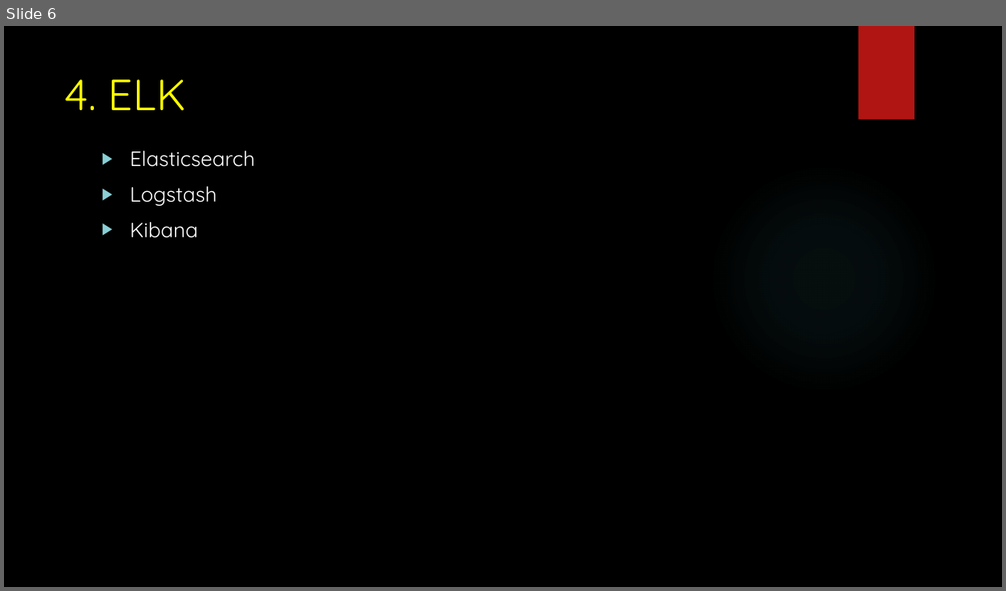
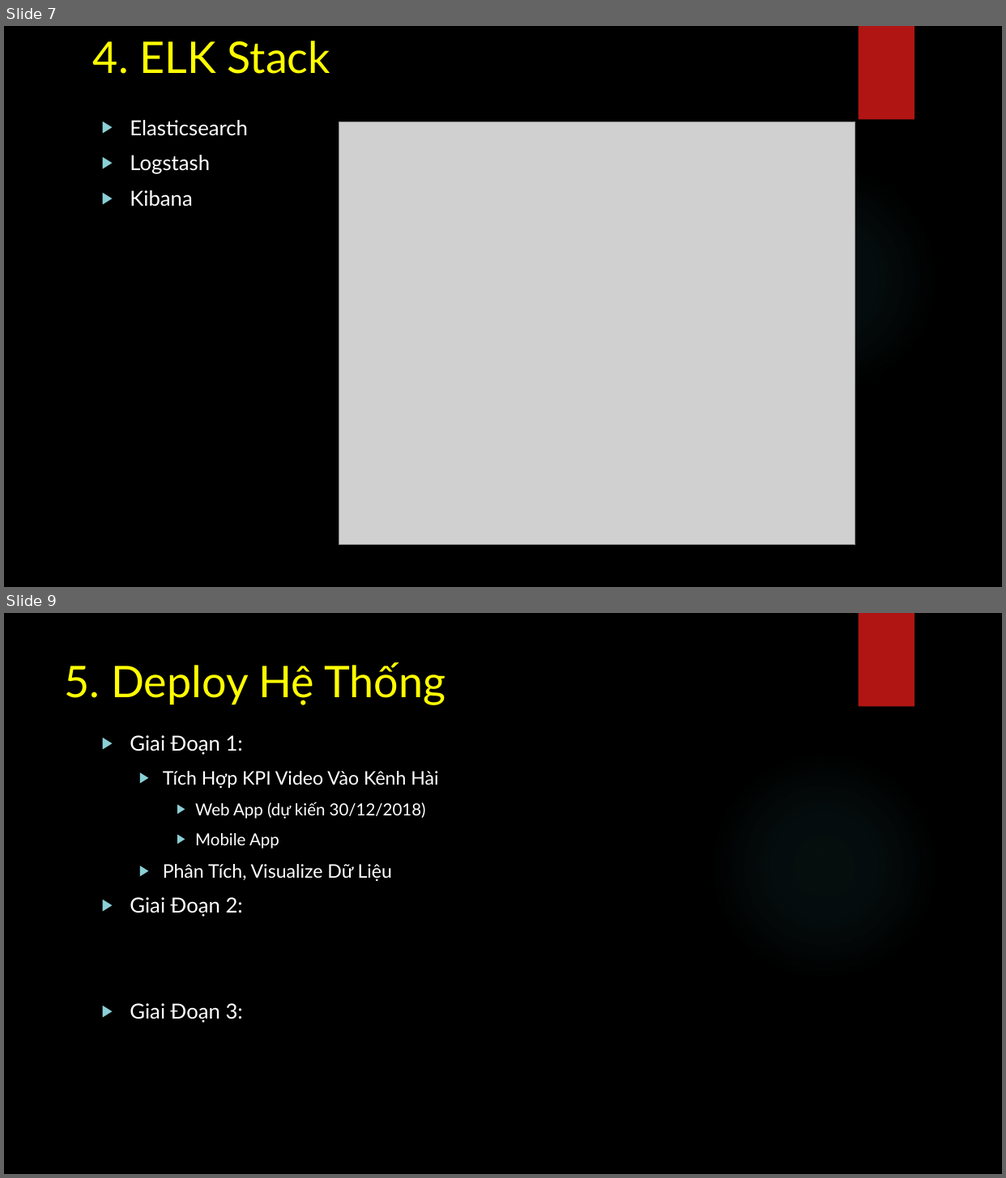
Before and after one commit to PhatBK/videojs-event-tracking-plugin, a slide deck: serminal/slides.pptx. Shown one above the other, each under a label of ours: slide 6 before the commit, slides 7 and 9 after it; the slides between them are not shown. The pictures are 1006x591 and 1006x1178 pixels, drawn with LibreOffice and Linux fonts; fonts in the diff are those of the drawing; grey boxes stand for pictures; background and template pictures are left out. Boxes give left, top, right and bottom in pixels: in the first picture for what was removed or moved away, otherwise in the second. Text is boxed around its words. In the diff, an @@ line names an element or a change of style, - is before the commit and + after.

```diff
--- a/serminal/slides.pptx
+++ b/serminal/slides.pptx
@@ slide 9 added at box(4, 613, 1002, 1174), background picture (left out); not listed: 2 template elements that a slide beside it also shows @@
@@ title added at box(65, 662, 445, 705), 42 pt, text #FFFF00 @@
+5. Deploy Hệ Thống
@@ text added at box(130, 735, 438, 1023), 18 pt, text #FFFFFF @@
+▶ Giai Đoạn 1:
+  ▶ Tích Hợp KPI Video Vào Kênh Hài
+    ▶ Web App (dự kiến 30/12/2018)
+    ▶ Mobile App
+  ▶ Phân Tích, Visualize Dữ Liệu
+▶ Giai Đoạn 2:
+▶ Giai Đoạn 3:
@@ what was slide 6 is now slide 7 @@
@@ slide 7 changed as well @@
@@ title at box(93, 41, 330, 74): text changed; font Quicksand to Lato @@
-4. ELK
+4. ELK Stack
@@ text "Elasticsearch": place and size @@
-text "Elasticsearch" at box(130, 151, 254, 238)
+text "Elasticsearch" at box(130, 120, 248, 207)
@@ text "Elasticsearch" at box(130, 120, 248, 207): font Quicksand to Lato @@
@@ picture added at box(339, 122, 856, 544) @@
```
Also in this commit, not shown: 9 other slides changed, 4 other slides added, 1 slide removed.
